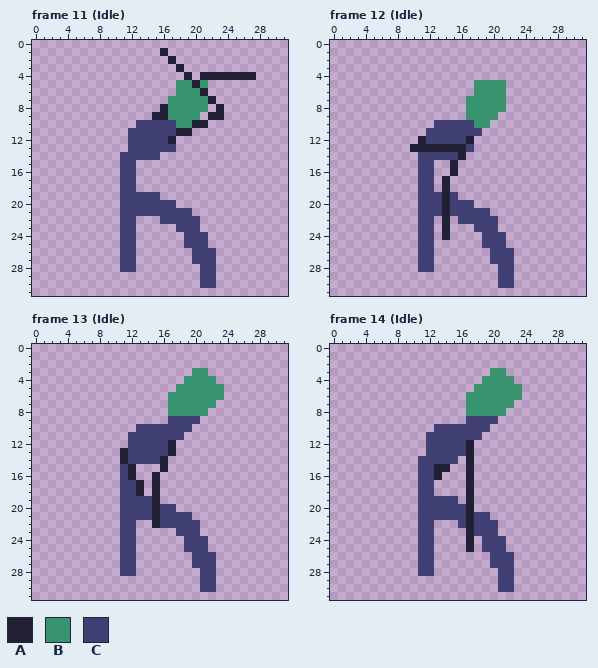
Pixel-art file: Assets/Resources/Characters/Enemies/Zombie/EnemyZombie.aseprite. Above, as it was before the edit.
32x32 pixels, 38 frames. Shown: frame 11 (Idle), frame 12 (Idle), frame 13 (Idle), frame 14 (Idle). The commit also changed other frames, which this record leaves out.
Palette (. is transparent): A #222034  B #37946e  C #3f3f74
Now the later version:
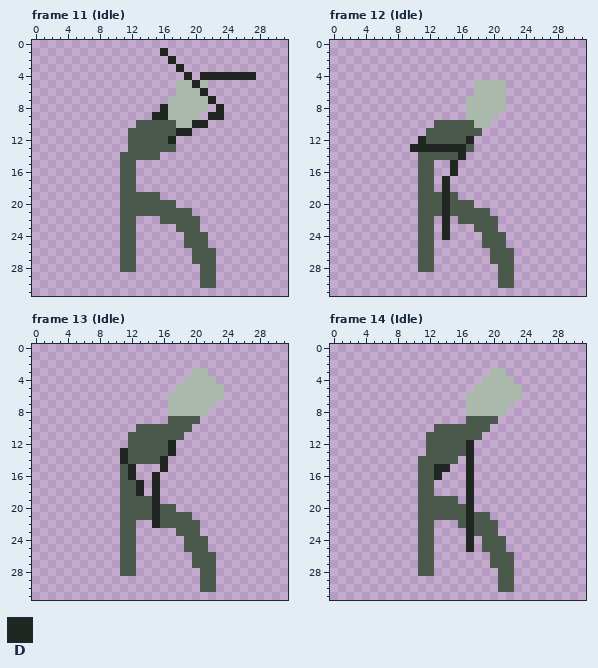
Colours new in this view: D #202621
Commit message: Zombie recolor citizen
Edits made:
@@ palette @@
-B #37946e
+B #abb8ac
-C #3f3f74
+C #4a594c
--- frame 11 (Idle), layer "arms"
@@ x 13..29 @@
  0 .................
- 1 ...A.............
- 2 ....A............
- 3 .....A...........
- 4 ......A.AAAAAAA..
- 5 .....BBAB........
- 6 .....BBBA........
- 7 ....BBBBBA.......
- 8 ...ABBBBB.A......
- 9 ..AABBBB.AA......
-10 CCCCCBBAA........
-11 CCCCCAA..........
-12 CCCCA............
+ 1 ...D.............
+ 2 ....D............
+ 3 .....D...........
+ 4 ......D.DDDDDDD..
+ 5 .....BBDB........
+ 6 .....BBBD........
+ 7 ....BBBBBD.......
+ 8 ...DBBBBB.D......
+ 9 ..DDBBBB.DD......
+10 CCCCCBBDD........
+11 CCCCCDD..........
+12 CCCCD............
 13 CCCCC............
--- frame 12 (Idle), layer "arms"
@@ x 8..19 @@
 11 ....CCCCCCC.
-12 ...ACCCCCA..
-13 ..AAAAAAAC..
-14 ...CCCCCA...
-15 ...CC..A....
-16 ...CC..A....
-17 ...CC.A.....
-18 ...CC.A.....
-19 ...CCCAC....
-20 ...CCCACCC..
-21 ...CCCACCCCC
-22 ...CC.A.CCCC
-23 ...CC.A...CC
-24 ...CC.A....C
+12 ...DCCCCCD..
+13 ..DDDDDDDC..
+14 ...CCCCCD...
+15 ...CC..D....
+16 ...CC..D....
+17 ...CC.D.....
+18 ...CC.D.....
+19 ...CCCDC....
+20 ...CCCDCCC..
+21 ...CCCDCCCCC
+22 ...CC.D.CCCC
+23 ...CC.D...CC
+24 ...CC.D....C
 25 ...CC......C
--- frame 13 (Idle), layer "arms"
@@ x 9..19 @@
 11 ...CCCCCCC.
-12 ...CCCCCA..
-13 ..ACCCCCA..
-14 ..ACCCCA...
-15 ..CA...A...
-16 ..CA..A....
-17 ..CCA.A....
-18 ..CCA.A....
-19 ..CCCCA....
-20 ..CCCCACC..
-21 ..CCCCACCCC
-22 ..CC..ACCCC
+12 ...CCCCCD..
+13 ..DCCCCCD..
+14 ..DCCCCD...
+15 ..CD...D...
+16 ..CD..D....
+17 ..CCD.D....
+18 ..CCD.D....
+19 ..CCCCD....
+20 ..CCCCDCC..
+21 ..CCCCDCCCC
+22 ..CC..DCCCC
 23 ..CC.....CC
--- frame 14 (Idle), layer "arms"
@@ x 11..19 @@
 11 .CCCCCCC.
-12 .CCCCCA..
-13 .CCCCCA..
-14 CCCCC.A..
-15 CCAA..A..
-16 CCA...A..
-17 CC....A..
-18 CC....A..
-19 CCCCC.A..
-20 CCCCCCA..
-21 CCCCCCACC
-22 CC...CACC
-23 CC....ACC
-24 CC....A.C
-25 CC....A.C
+12 .CCCCCD..
+13 .CCCCCD..
+14 CCCCC.D..
+15 CCDD..D..
+16 CCD...D..
+17 CC....D..
+18 CC....D..
+19 CCCCC.D..
+20 CCCCCCD..
+21 CCCCCCDCC
+22 CC...CDCC
+23 CC....DCC
+24 CC....D.C
+25 CC....D.C
 26 CC.......
Boxes around the changes in both pictures, in picture pixels (x1, y1, x2, y2):
changed: (120, 48, 256, 288)
changed: (410, 80, 514, 288)
changed: (120, 368, 224, 592)
changed: (418, 368, 522, 592)
